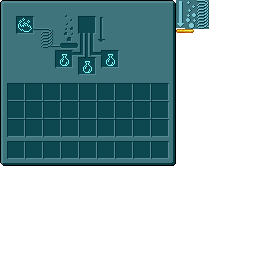
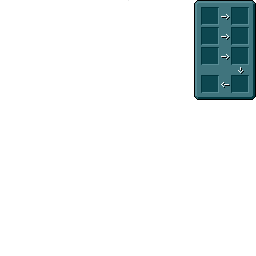
Revision of a layered w=256, h=256 image; what changed, layer by layer:
renamed "VanillaTweaks Bonus and Resources" to "Brewing Guide GUI Containers", showed the group it (5 layers) over [0, 0, 256, 142]
added group "left" with 1 layers in group "Brewing Guide GUI Containers" over [128, 0, 256, 100]
moved "brewing_guide_left.png #1" into group "left", painted on it over [128, 0, 256, 100]
hid "brewing_stand.png" over [0, 0, 209, 166]
